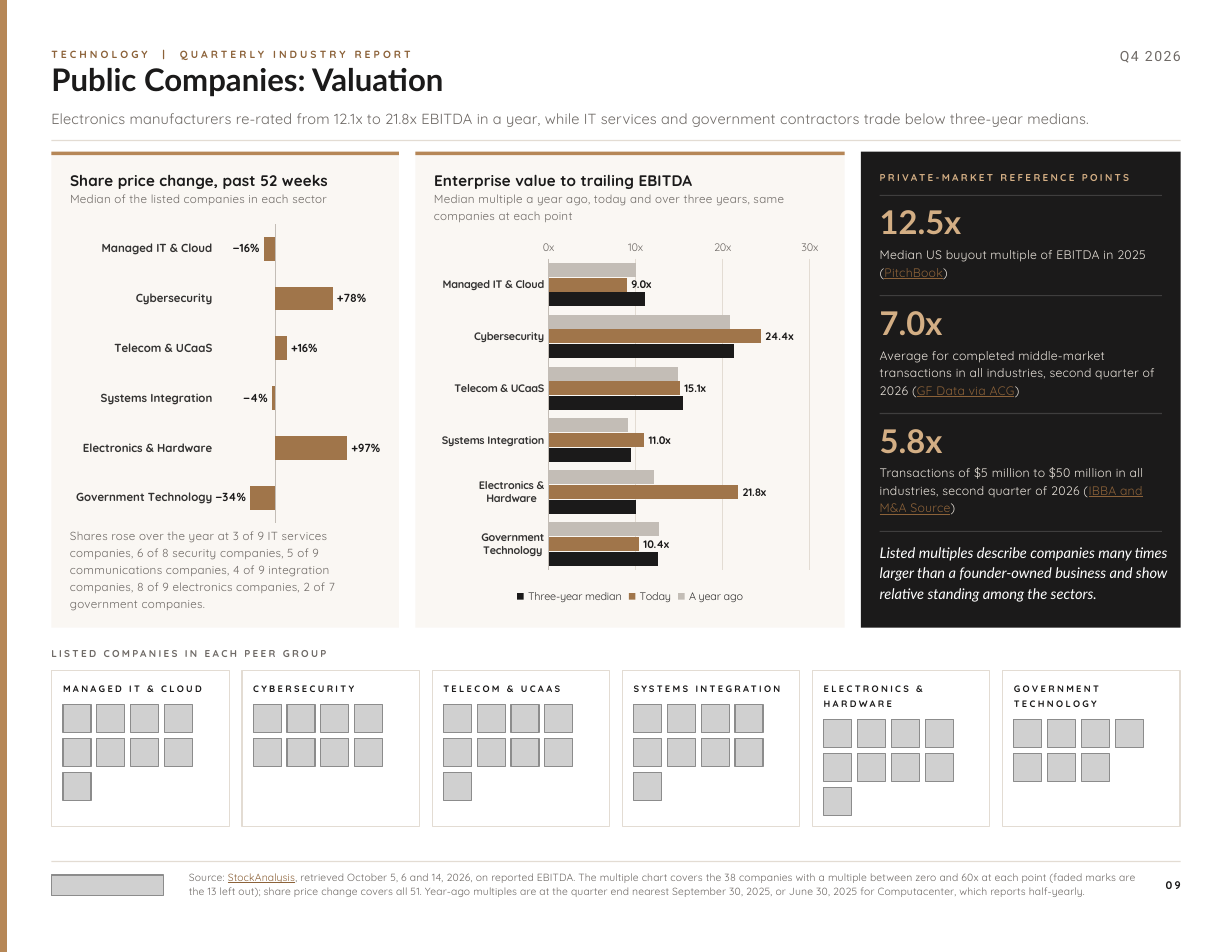
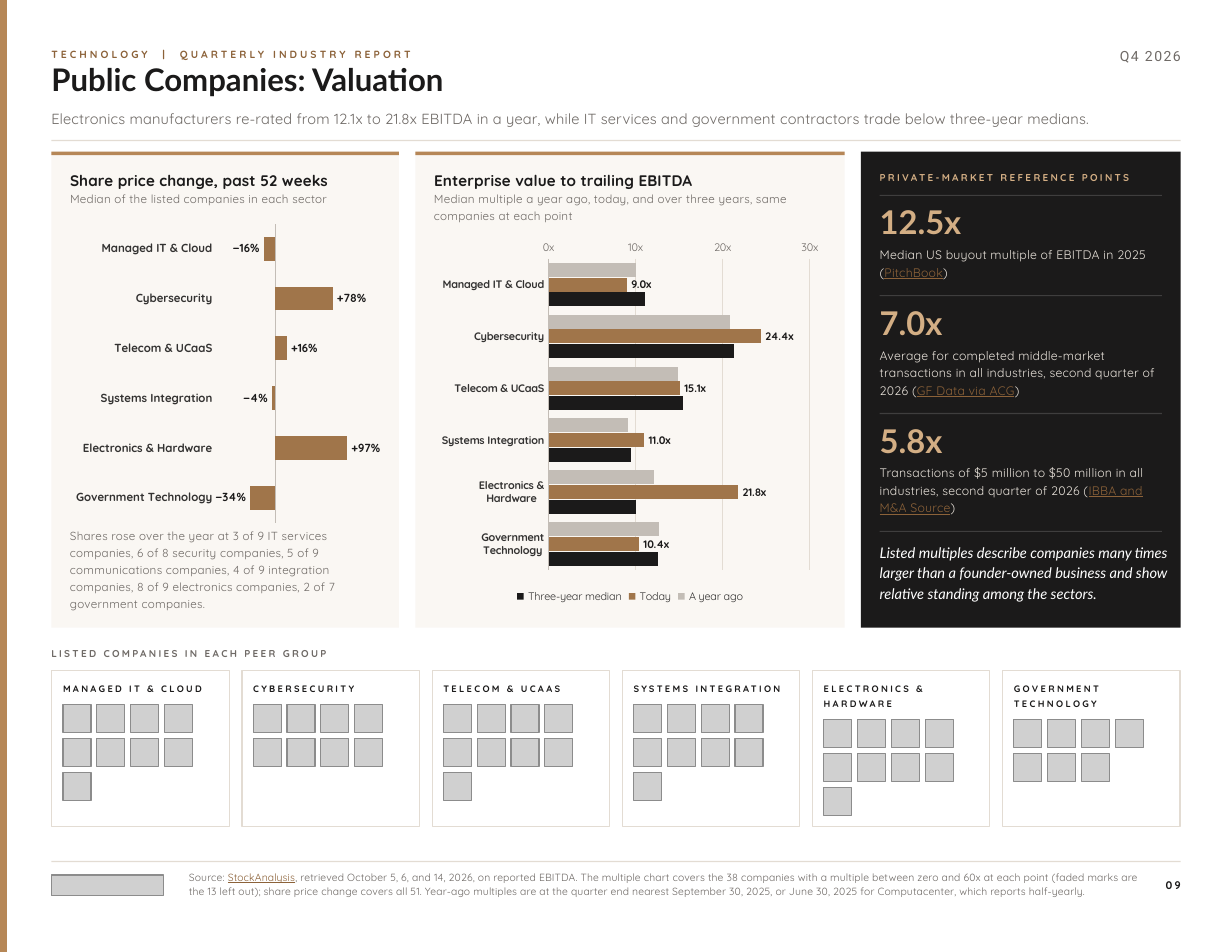
Before and after one commit to jp-hardin/about, a slide deck: slide 9 of mid-market-practice/_build/reports/technology-q4-2026/brief.pptx. Drawn at 1232x952 pixels with LibreOffice and Linux fonts; fonts in the diff are those of the drawing; grey boxes stand for pictures. Boxes give left, top, right and bottom in pixels: in the first picture for what was removed or moved away, otherwise in the second. Text is boxed around its words. In the diff, an @@ line names an element or a change of style, - is before the commit and + after.

```diff
--- a/mid-market-practice/_build/reports/technology-q4-2026/brief.pptx
+++ b/mid-market-practice/_build/reports/technology-q4-2026/brief.pptx
@@ text at <box>434,194,787,222</box>: text changed @@
-Median multiple a year ago, today and over three years, same companies at each point
+Median multiple a year ago, today, and over three years, same companies at each point
@@ text at <box>189,873,1137,897</box>: text changed @@
-Source: StockAnalysis, retrieved October 5, 6 and 14, 2026, on reported EBITDA. The multiple chart covers the 38 companies with a multiple between zero and 60x at each point (faded marks are the 13 left out); share price change covers all 51. Year-ago multiples are at the quarter end nearest September 30, 2025, or June 30, 2025 for Computacenter, which reports half-yearly.
+Source: StockAnalysis, retrieved October 5, 6, and 14, 2026, on reported EBITDA. The multiple chart covers the 38 companies with a multiple between zero and 60x at each point (faded marks are the 13 left out); share price change covers all 51. Year-ago multiples are at the quarter end nearest September 30, 2025, or June 30, 2025 for Computacenter, which reports half-yearly.
```
Also in this commit, not shown: 13 other slides changed, 36 other files.
